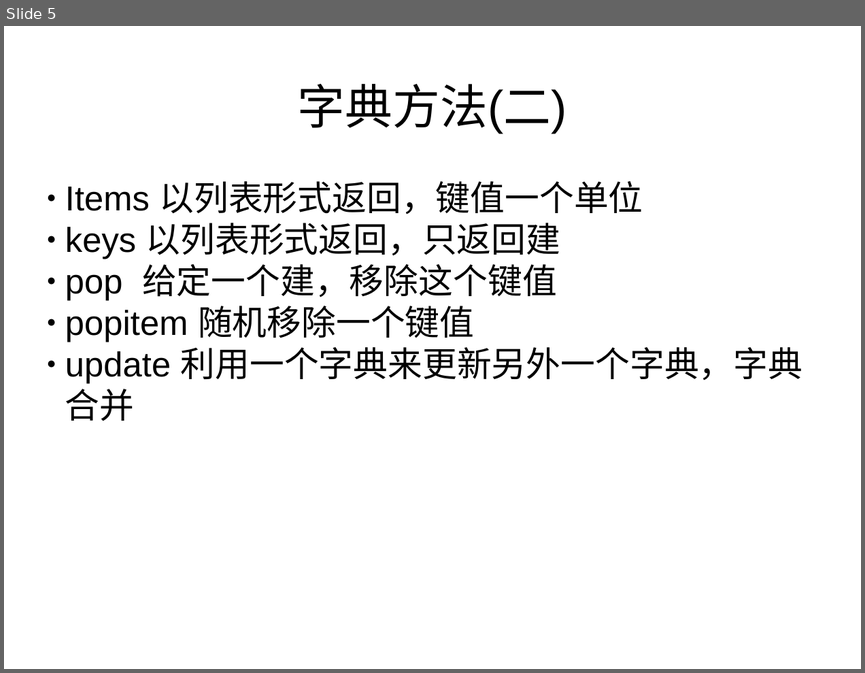
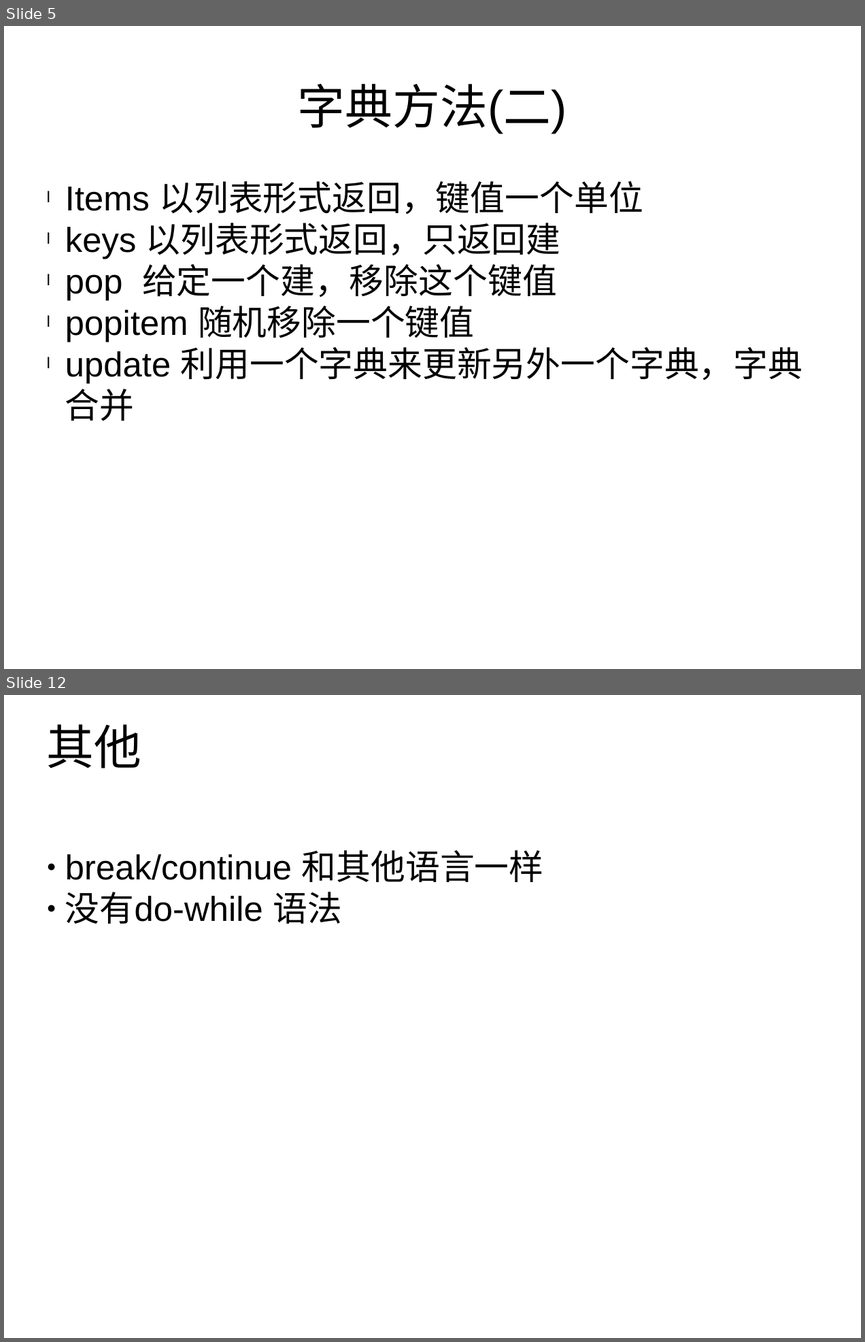
Before and after one commit to haolongzhangm/shell_my, a slide deck: unexeshell/tmp_use/python_l/1/p1.pptx. Shown one above the other, each under a label of ours: slide 5 before the commit, slides 5 and 12 after it; the slides between them are not shown. The pictures are 865x673 and 865x1342 pixels, drawn with LibreOffice and Linux fonts; fonts in the diff are those of the drawing. Boxes give left, top, right and bottom in pixels: in the first picture for what was removed or moved away, otherwise in the second. Text is boxed around its words. In the diff, an @@ line names an element or a change of style, - is before the commit and + after.

```diff
--- a/unexeshell/tmp_use/python_l/1/p1.pptx
+++ b/unexeshell/tmp_use/python_l/1/p1.pptx
@@ slide 12 added at bbox=[4, 695, 861, 1338], background #FFFFFF @@
@@ text added at bbox=[47, 724, 142, 768], 44 pt, text #000000 @@
+其他
@@ text added at bbox=[65, 850, 544, 923], 32 pt, text #000000 @@
+● break/continue 和其他语言一样
+● 没有do-while 语法
@@ slide 5 changed as well @@
@@ text "Items 以列表形式返回，键值一个单位" at bbox=[65, 181, 803, 421]: bullet ● to l @@
```
Also in this commit, not shown: 4 other slides changed, 7 other slides added.
